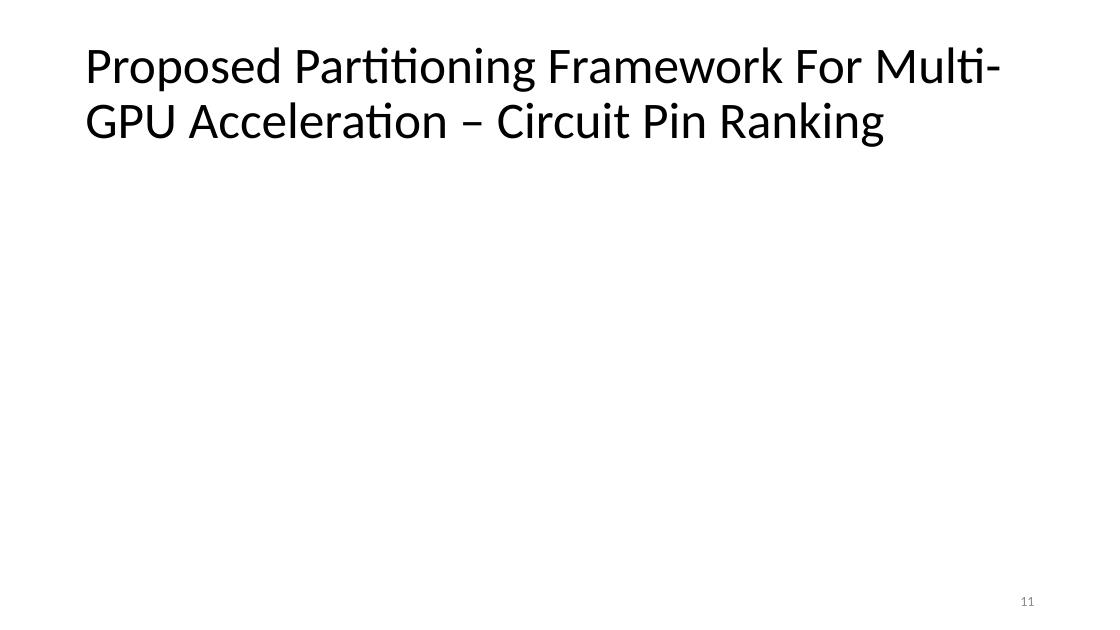
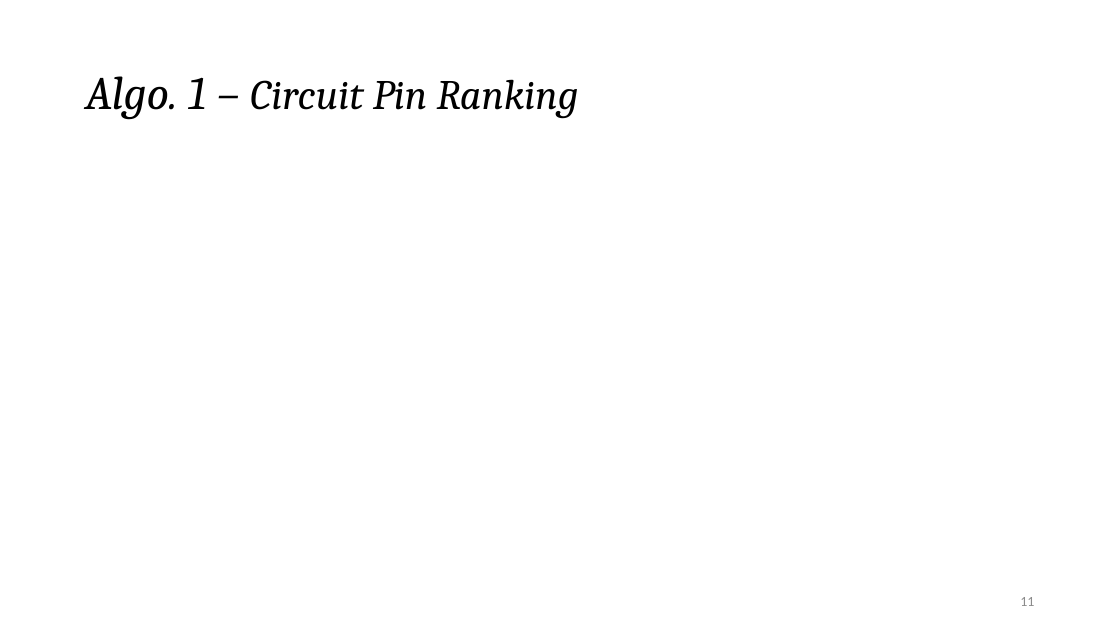
Before and after one commit to Pacific-Feng-Studuies/Studied-Papers, a slide deck: slide 12 of GM/Partition/Fast STA Graph Partitioning Framework for Multi-GPU Acceleration/Fast STA Graph Partitioning Framework for Multi-GPU Acceleration.pptx. Drawn at 1120x630 pixels with LibreOffice and Linux fonts; fonts in the diff are those of the drawing; grey boxes stand for pictures. Boxes give left, top, right and bottom in pixels: in the first picture for what was removed or moved away, otherwise in the second. Text is boxed around its words. In the diff, an @@ line names an element or a change of style, - is before the commit and + after.

```diff
--- a/GM/Partition/Fast STA Graph Partitioning Framework for Multi-GPU Acceleration/Fast STA Graph Partitioning Framework for Multi-GPU Acceleration.pptx
+++ b/GM/Partition/Fast STA Graph Partitioning Framework for Multi-GPU Acceleration/Fast STA Graph Partitioning Framework for Multi-GPU Acceleration.pptx
@@ title at bbox=[85, 76, 579, 120]: text changed; size 44 to 36 pt; font Calibri to Cambria; italic on @@
-Proposed Partitioning Framework For Multi-GPU Acceleration – Circuit Pin Ranking
+Algo. 1 – Circuit Pin Ranking
```
Also in this commit, not shown: 12 other slides changed, 8 slides added.
